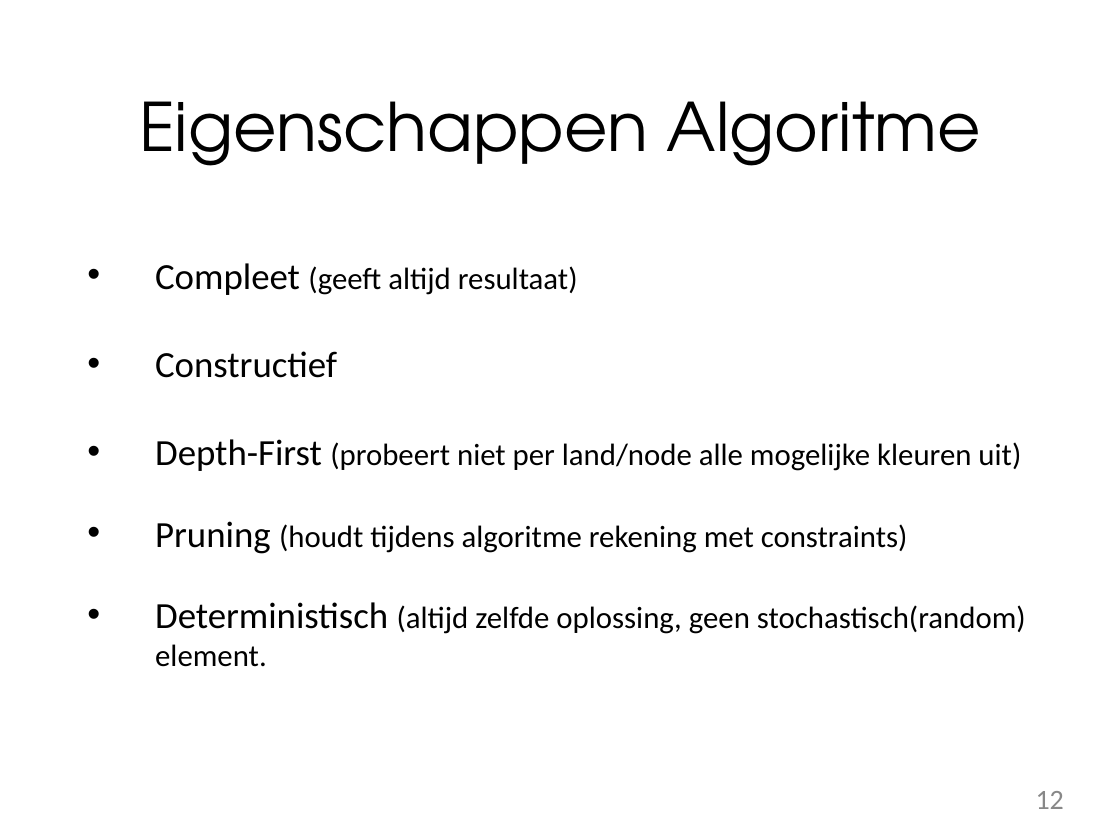
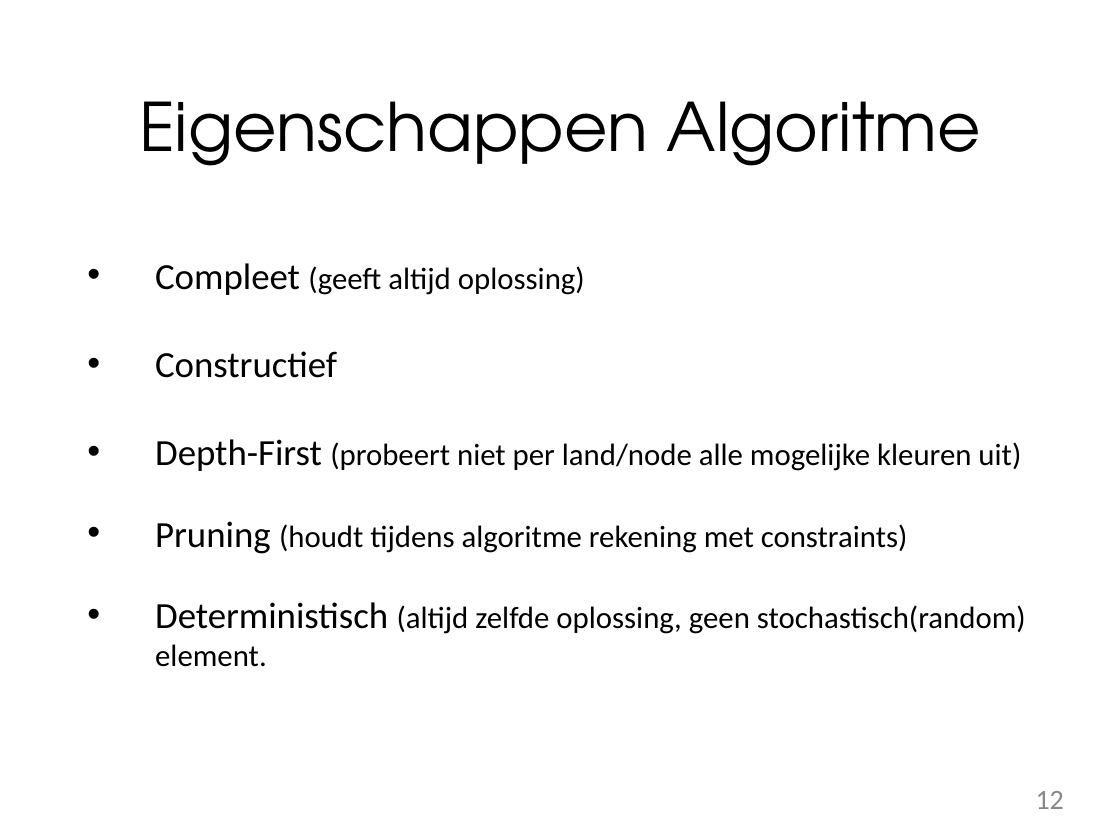
Before and after one commit to ekgorter/-c0ffee, a slide deck: slide 12 of Presentatie 3 Kaartkleuren.pptx. Drawn at 1120x840 pixels with LibreOffice and Linux fonts; fonts in the diff are those of the drawing; background and template pictures are left out. Boxes give left, top, right and bottom in pixels: in the first picture for what was removed or moved away, otherwise in the second. Text is boxed around its words. In the diff, an @@ line names an element or a change of style, - is before the commit and + after.

```diff
--- a/Presentatie 3 Kaartkleuren.pptx
+++ b/Presentatie 3 Kaartkleuren.pptx
@@ text at bbox=[155, 263, 585, 295]: text changed @@
-• Compleet (geeft altijd resultaat)
+• Compleet (geeft altijd oplossing)
```
Also in this commit, not shown: 13 other slides changed, 6 slides added, 2 slides removed.
